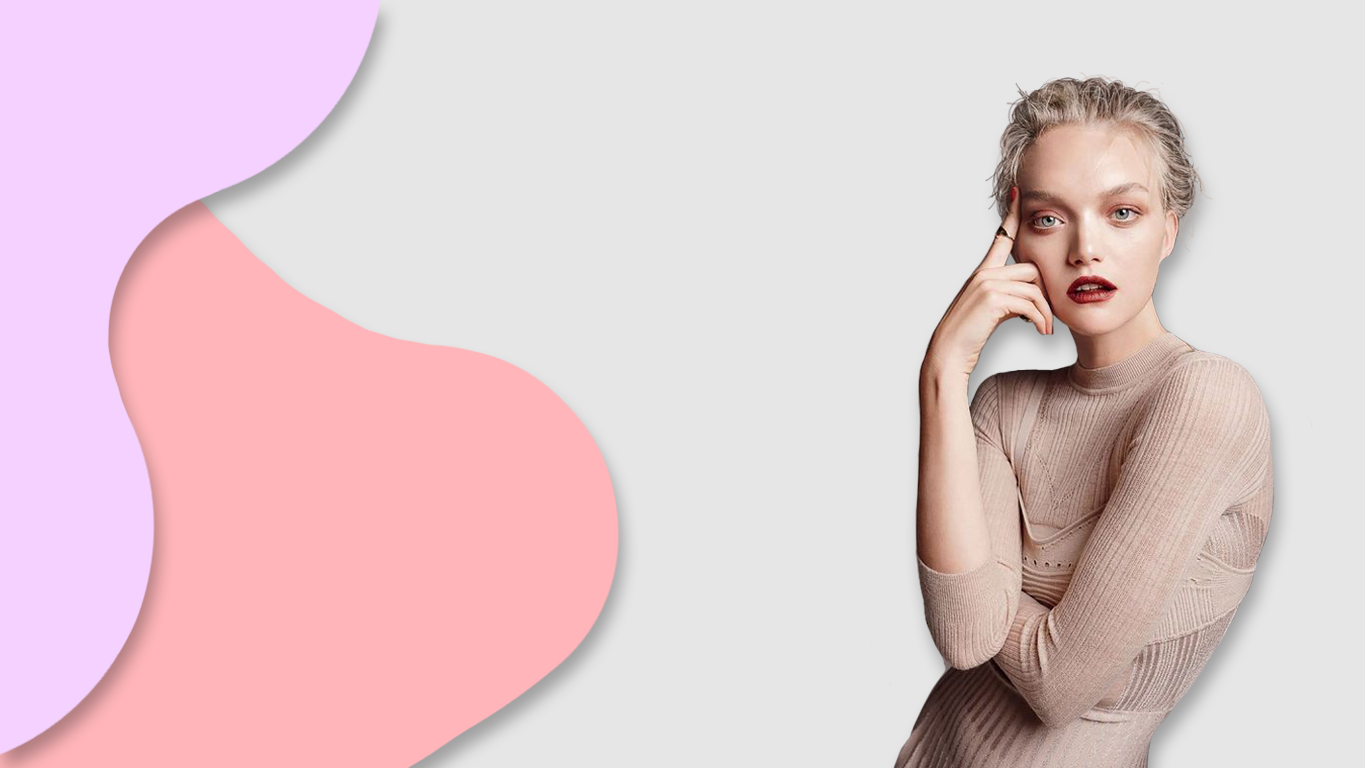
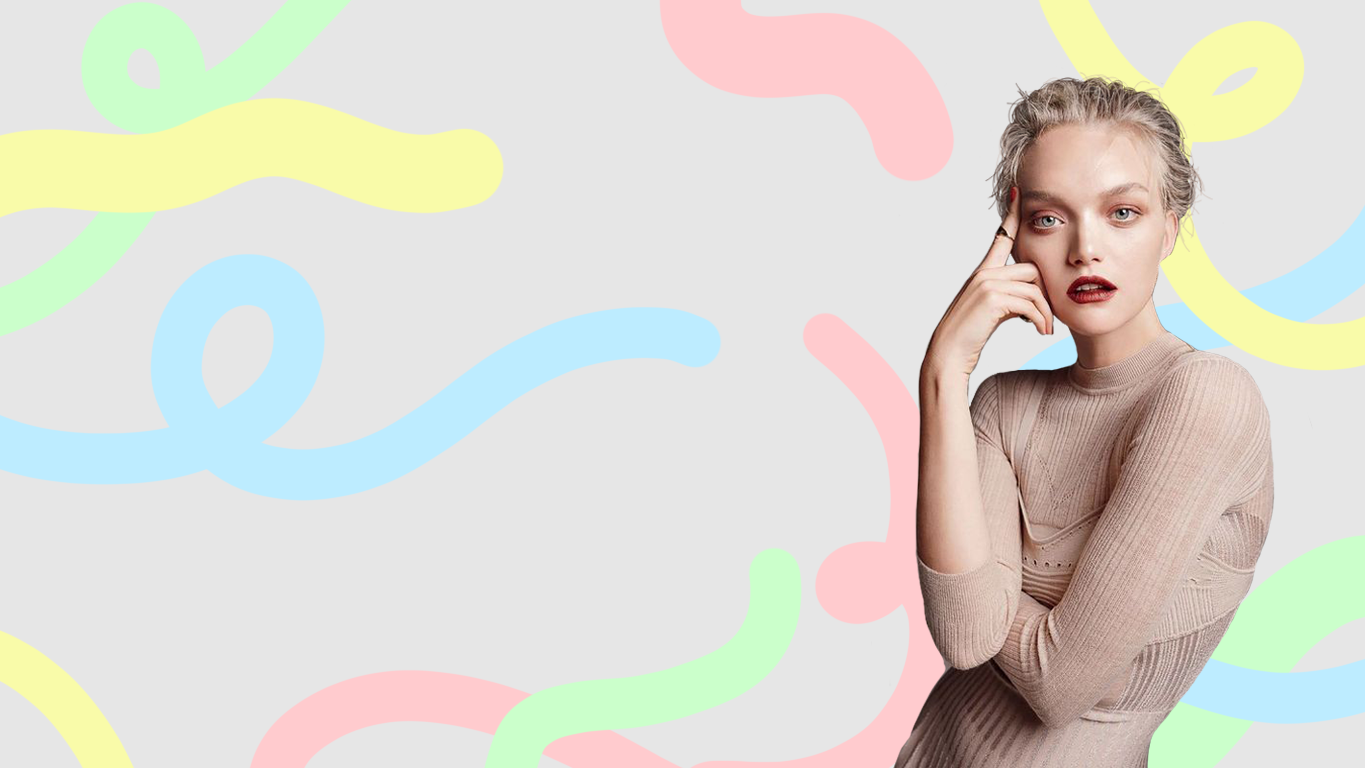
Comparing the layer stacks of the two w=1366, h=768 images. Changes:
moved "Layer 1" above "Layer 6" over (871, 63, 1313, 768)
added layer "Layer 6" in group "Artboard 1" over (0, 0, 1365, 768)
moved "Layer 4" above "Layer 5", painted on it over (0, 0, 1365, 768)
painted on "Layer 5" over (0, 0, 882, 768)
